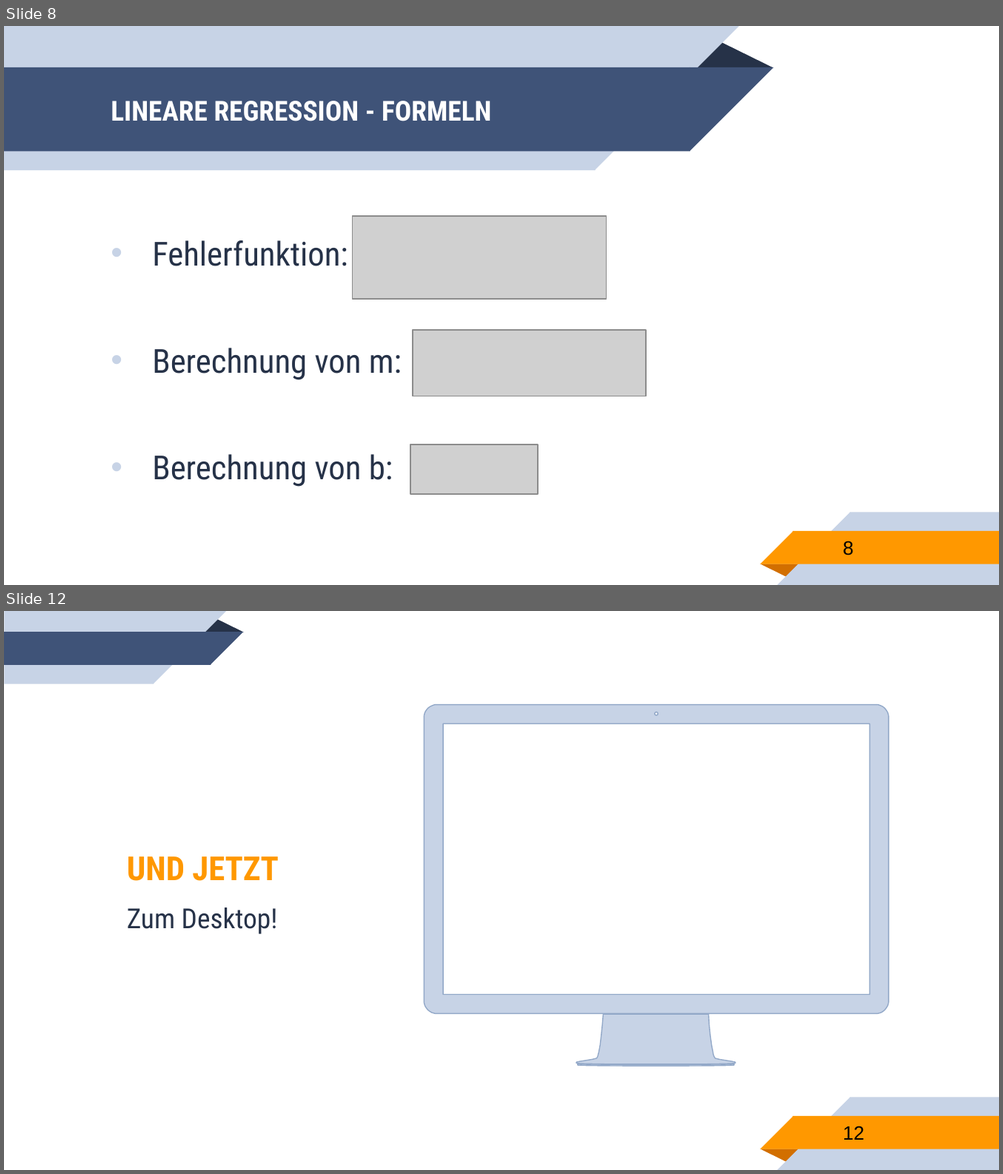
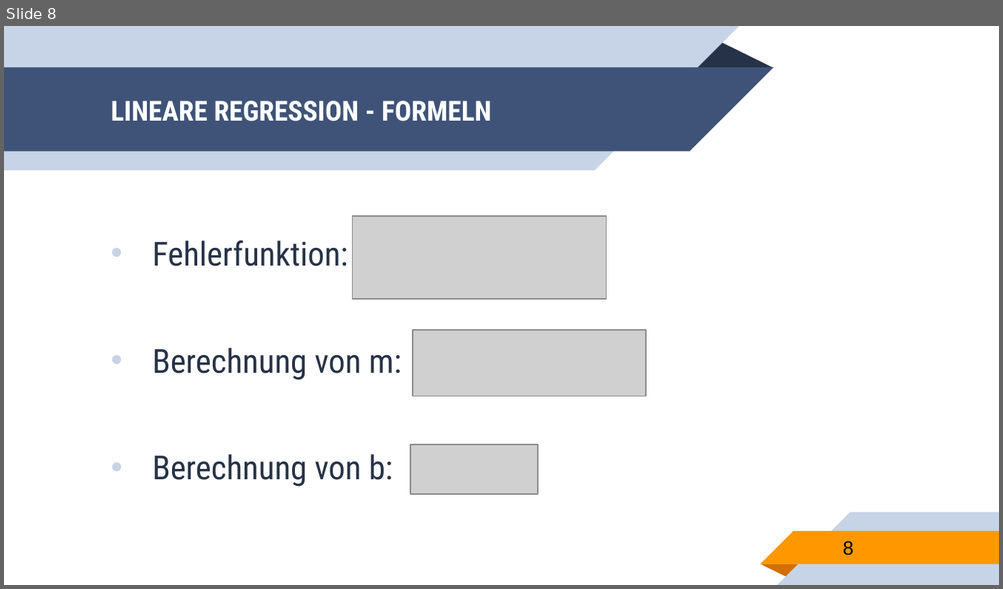
Before and after one commit to franneck94/UdemyML, a slide deck: lectures/SimpleLinearRegression.pptx. Shown one above the other, each under a label of ours: slides 8 and 12 before the commit, slide 8 after it; the slides between them are not shown. The pictures are 1003x1174 and 1003x589 pixels, drawn with LibreOffice and Linux fonts; fonts in the diff are those of the drawing; grey boxes stand for pictures. Boxes give left, top, right and bottom in pixels: in the first picture for what was removed or moved away, otherwise in the second. Text is boxed around its words. In the diff, an @@ line names an element or a change of style, - is before the commit and + after.

```diff
--- a/lectures/SimpleLinearRegression.pptx
+++ b/lectures/SimpleLinearRegression.pptx
@@ slide 12 removed at box(4, 611, 999, 1170), background #FFFFFF; not listed: 5 template elements that a slide beside it also shows @@
@@ group removed at box(4, 611, 244, 684): 2 rectangles, 2 right triangles, 1 triangle @@
@@ freeform shape removed at box(424, 704, 888, 1067) @@
@@ text removed at box(127, 857, 279, 934) @@
-UND JETZT
-Zum Desktop!
@@ page number removed at box(842, 1126, 864, 1140) @@
-12
```
Also in this commit, not shown: 1 slide changed, 4 other slides removed, 5 other files.
